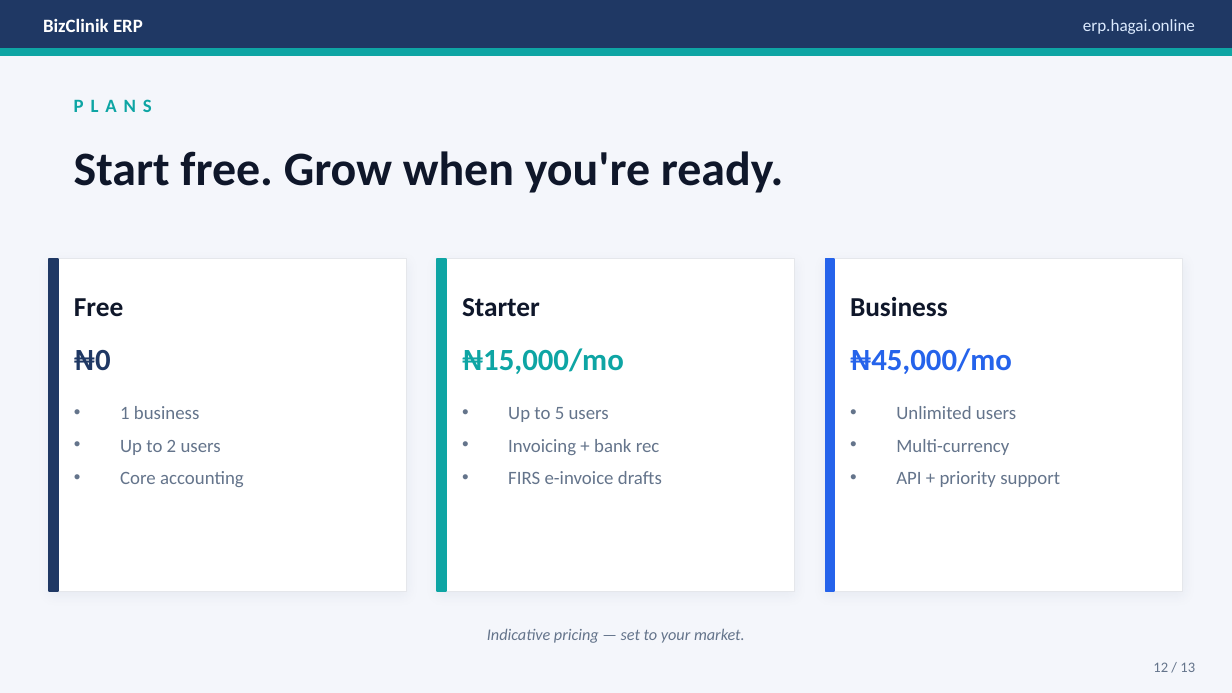
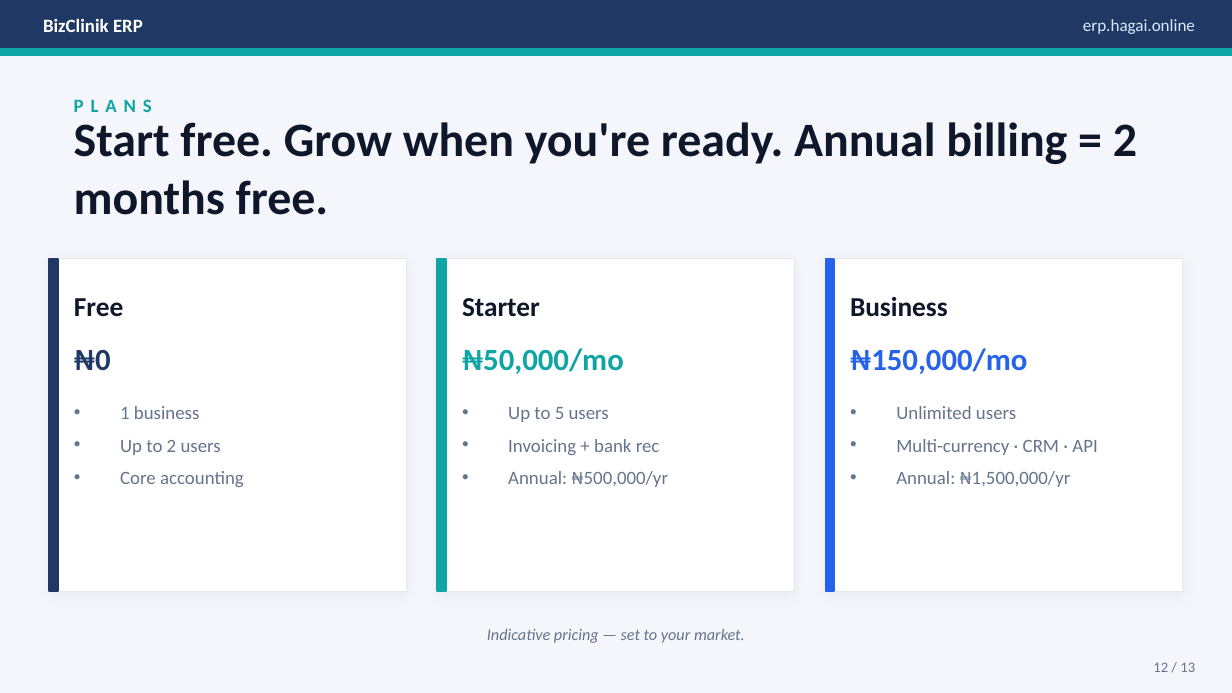
Before and after one commit to Habayode/bizclinik-erp, a slide deck: slide 12 of BizClinik_ERP_Explainer_Fresh.pptx. Drawn at 1232x693 pixels with LibreOffice and Linux fonts; fonts in the diff are those of the drawing. Boxes give left, top, right and bottom in pixels: in the first picture for what was removed or moved away, otherwise in the second. Text is boxed around its words. In the diff, an @@ line names an element or a change of style, - is before the commit and + after.

```diff
--- a/BizClinik_ERP_Explainer_Fresh.pptx
+++ b/BizClinik_ERP_Explainer_Fresh.pptx
@@ text at box(74, 122, 1137, 215): text changed @@
-Start free. Grow when you're ready.
+Start free. Grow when you're ready. Annual billing = 2 months free.
@@ text at box(462, 348, 624, 374): text changed @@
-₦15,000/mo
+₦50,000/mo
@@ text at box(850, 348, 1027, 374): text changed @@
-₦45,000/mo
+₦150,000/mo
@@ text at box(896, 439, 1097, 487): text changed @@
-• Multi-currency
-• API + priority support
+• Multi-currency · CRM · API
+• Annual: ₦1,500,000/yr
@@ text at box(508, 471, 668, 487): text changed @@
-• FIRS e-invoice drafts
+• Annual: ₦500,000/yr
```
Also in this commit, not shown: 6 other files.
